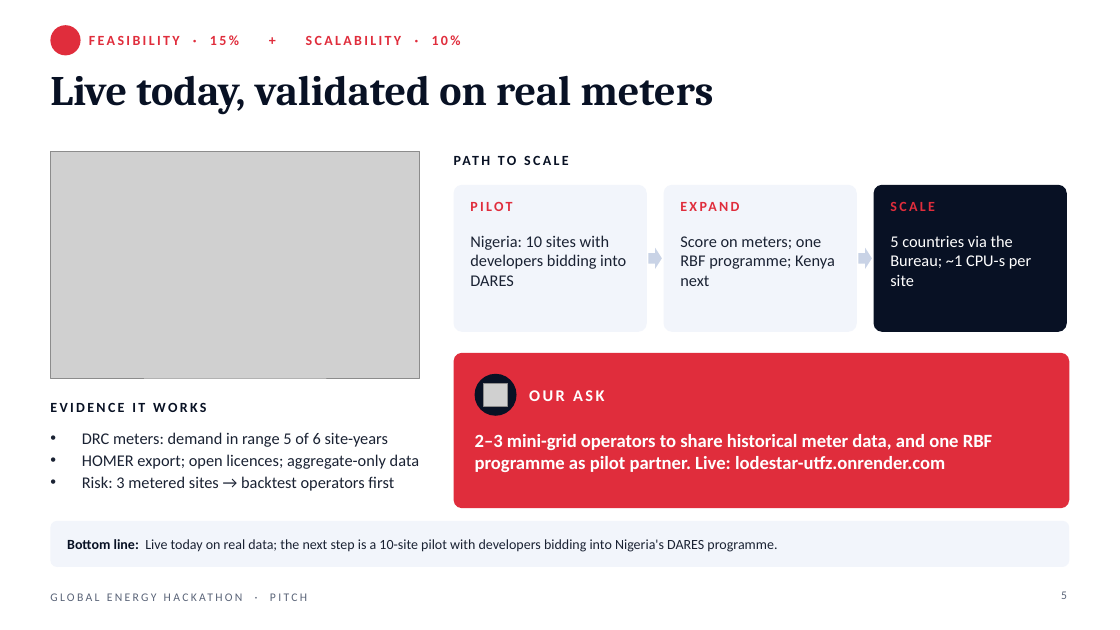
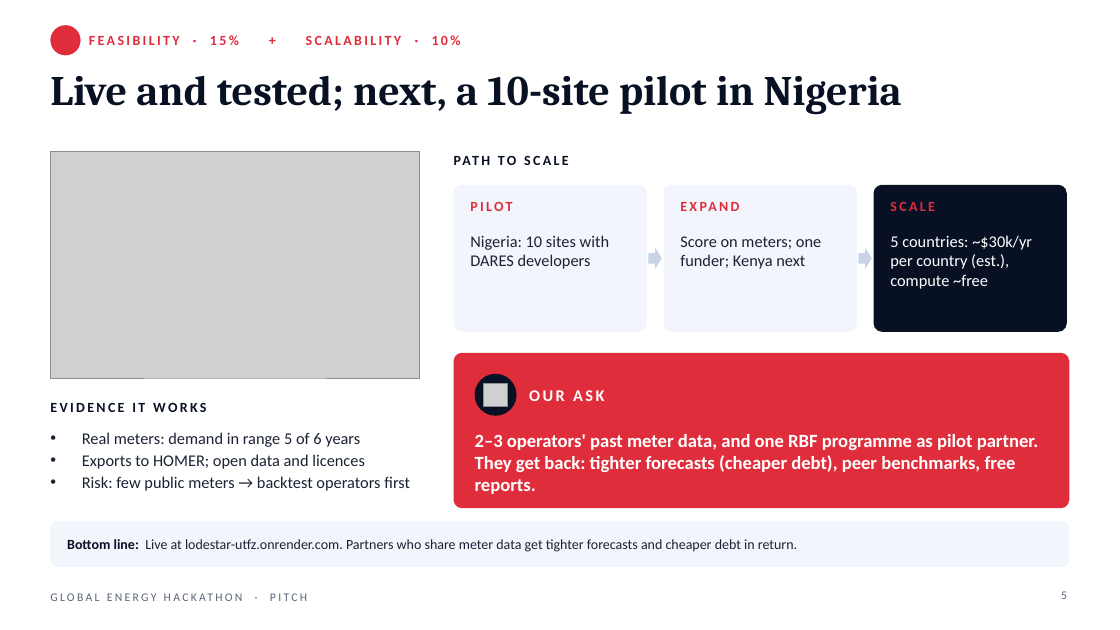
Before and after one commit to TusharTechs/lodestar, a slide deck: slide 5 of docs/Lodestar_Brief03_Pitch.pptx. Drawn at 1120x630 pixels with LibreOffice and Linux fonts; fonts in the diff are those of the drawing; grey boxes stand for pictures; background and template pictures are left out. Boxes give left, top, right and bottom in pixels: in the first picture for what was removed or moved away, otherwise in the second. Text is boxed around its words. In the diff, an @@ line names an element or a change of style, - is before the commit and + after.

Commit message:
Pitch deck: problem and solution as slide titles, plain-language range, who pays and market, partner benefits and cost to scale

```diff
--- a/docs/Lodestar_Brief03_Pitch.pptx
+++ b/docs/Lodestar_Brief03_Pitch.pptx
@@ title at box(50, 75, 902, 115): text changed @@
-Live today, validated on real meters
+Live and tested; next, a 10-site pilot in Nigeria
@@ text at box(470, 235, 609, 269): text changed @@
-Nigeria: 10 sites with developers bidding into DARES
+Nigeria: 10 sites with DARES developers
@@ text at box(680, 236, 821, 269): text changed @@
-Score on meters; one RBF programme; Kenya next
+Score on meters; one funder; Kenya next
@@ text at box(890, 235, 1032, 289): text changed @@
-5 countries via the Bureau; ~1 CPU-s per site
+5 countries: ~$30k/yr per country (est.), compute ~free
@@ text at box(82, 432, 410, 491): text changed @@
-• DRC meters: demand in range 5 of 6 site-years
-• HOMER export; open licences; aggregate-only data
-• Risk: 3 metered sites → backtest operators first
+• Real meters: demand in range 5 of 6 years
+• Exports to HOMER; open data and licences
+• Risk: few public meters → backtest operators first
@@ text at box(475, 434, 1039, 494): text changed @@
-2–3 mini-grid operators to share historical meter data, and one RBF programme as pilot partner. Live: lodestar-utfz.onrender.com
+2–3 operators' past meter data, and one RBF programme as pilot partner. They get back: tighter forecasts (cheaper debt), peer benchmarks, free reports.
@@ text at box(67, 539, 797, 552): text changed @@
-Bottom line: Live today on real data; the next step is a 10-site pilot with developers bidding into Nigeria's DARES programme.
+Bottom line: Live at lodestar-utfz.onrender.com. Partners who share meter data get tighter forecasts and cheaper debt in return.
```
Also in this commit, not shown: 3 other slides changed, 2 other files.
